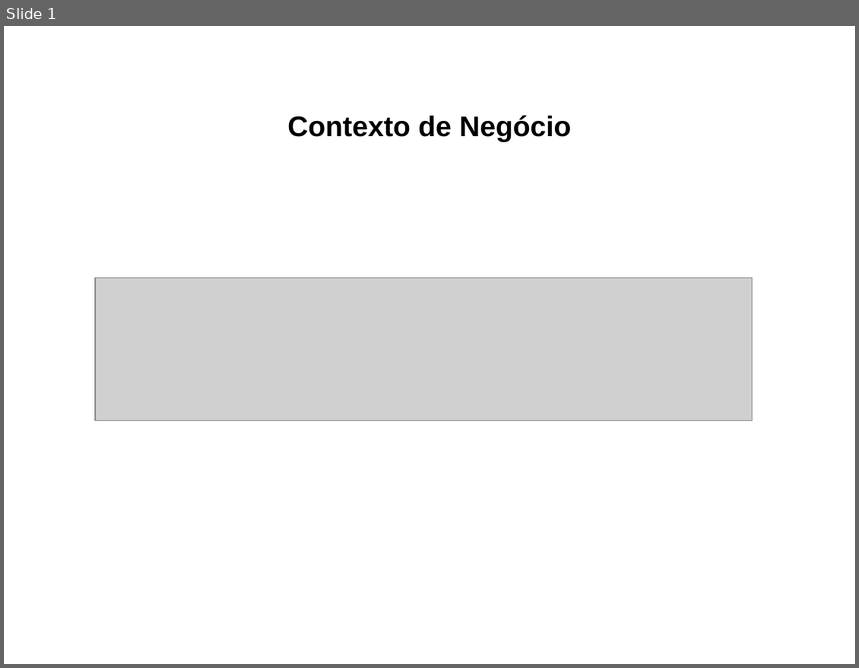
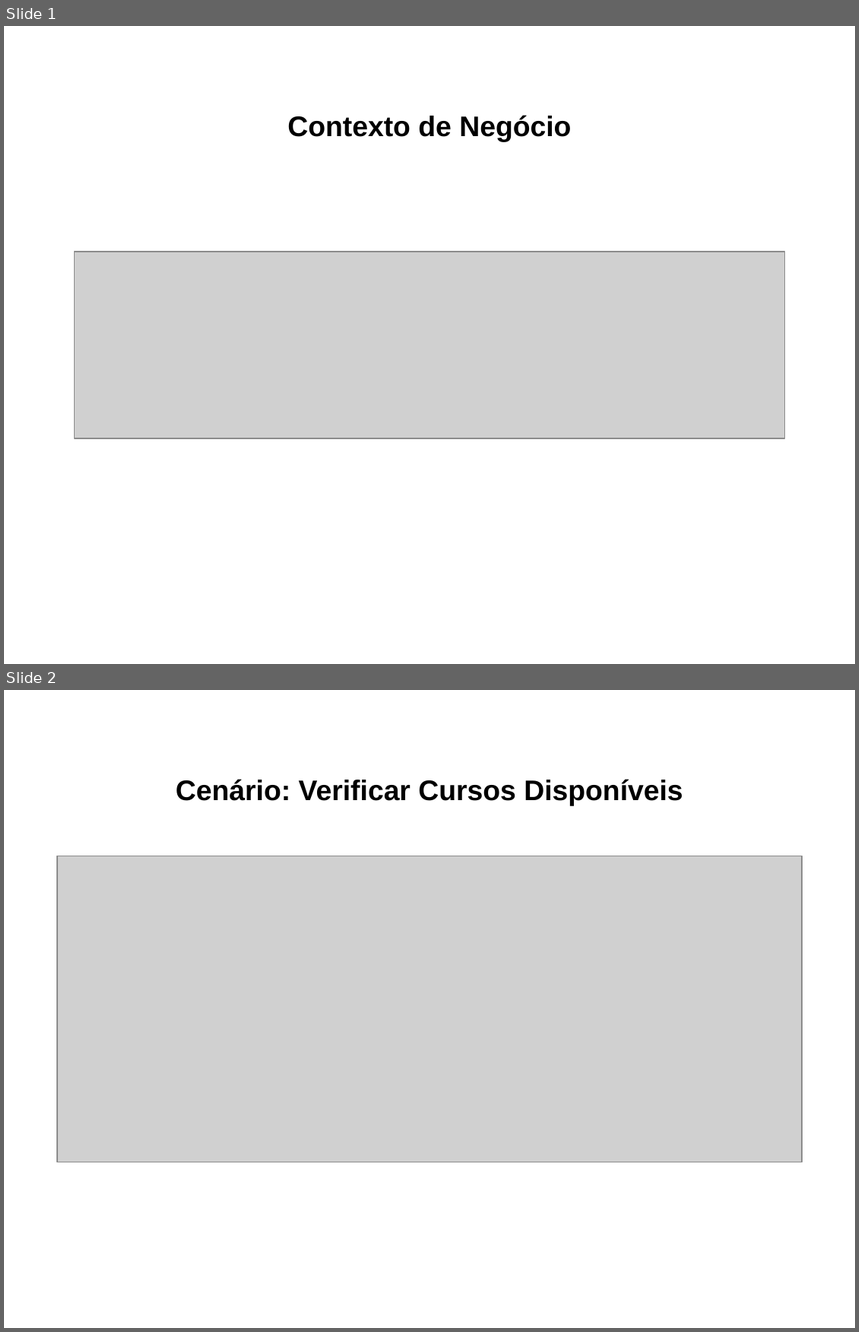
Before and after one commit to leozabotto/smart-owl, a slide deck: Artefatos/15 - Arquitetura de Negócio para cada Cenário.pptx. Shown one above the other, each under a label of ours: slide 1 before the commit, slides 1 and 2 after it. The pictures are 859x668 and 859x1332 pixels, drawn with LibreOffice and Linux fonts; fonts in the diff are those of the drawing; grey boxes stand for pictures. Boxes give left, top, right and bottom in pixels: in the first picture for what was removed or moved away, otherwise in the second. Text is boxed around its words. In the diff, an @@ line names an element or a change of style, - is before the commit and + after.

```diff
--- a/Artefatos/15 - Arquitetura de Negócio para cada Cenário.pptx
+++ b/Artefatos/15 - Arquitetura de Negócio para cada Cenário.pptx
@@ slide 2 added at (4,690,855,1328), background #FFFFFF @@
@@ text added at (176,779,683,806), 24 pt, text #000000, bold @@
+Cenário: Verificar Cursos Disponíveis
@@ picture added at (56,856,801,1163) @@
@@ slide 1 changed as well @@
@@ picture: place and size @@
-picture at (95,278,752,421)
+picture at (75,252,785,439)
```
Also in this commit, not shown: 1 other slide changed, 3 other slides added, 2 slides removed, 18 other files.
